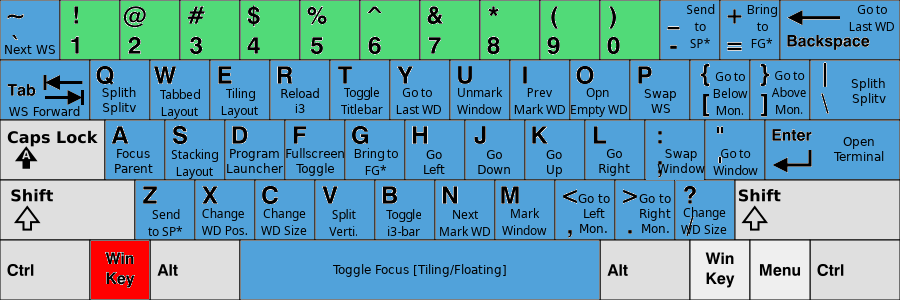
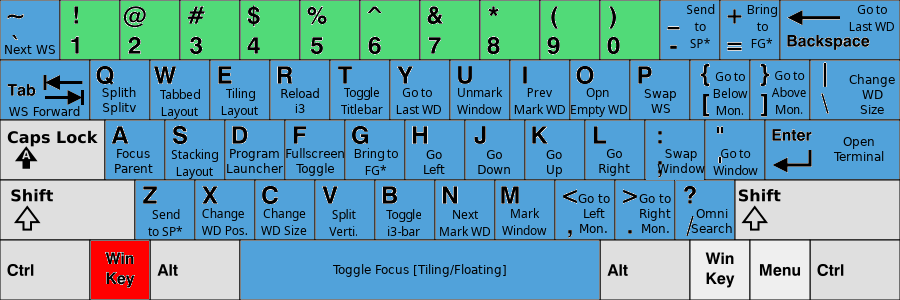
Revision of a layered 900×300 image; what changed, layer by layer:
renamed "Change ..." to "Omni ...", painted on it over [681, 207, 732, 234]
renamed "... #2" to "Change ... #1", painted on it over [849, 74, 895, 114]